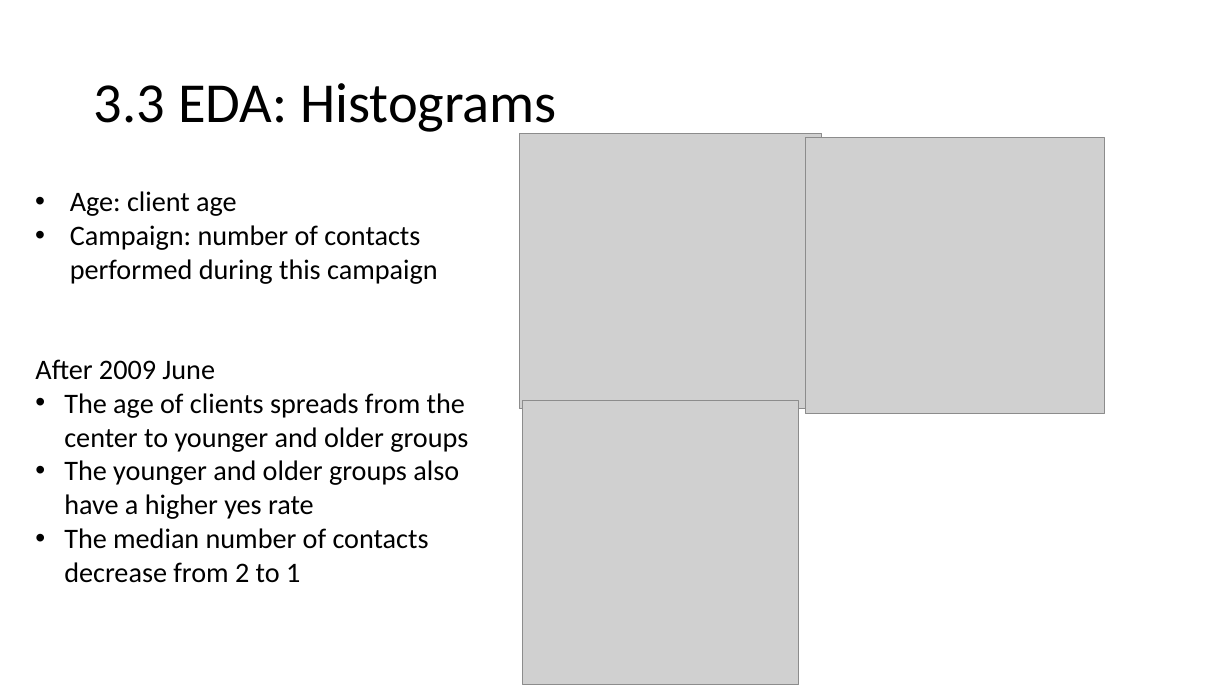
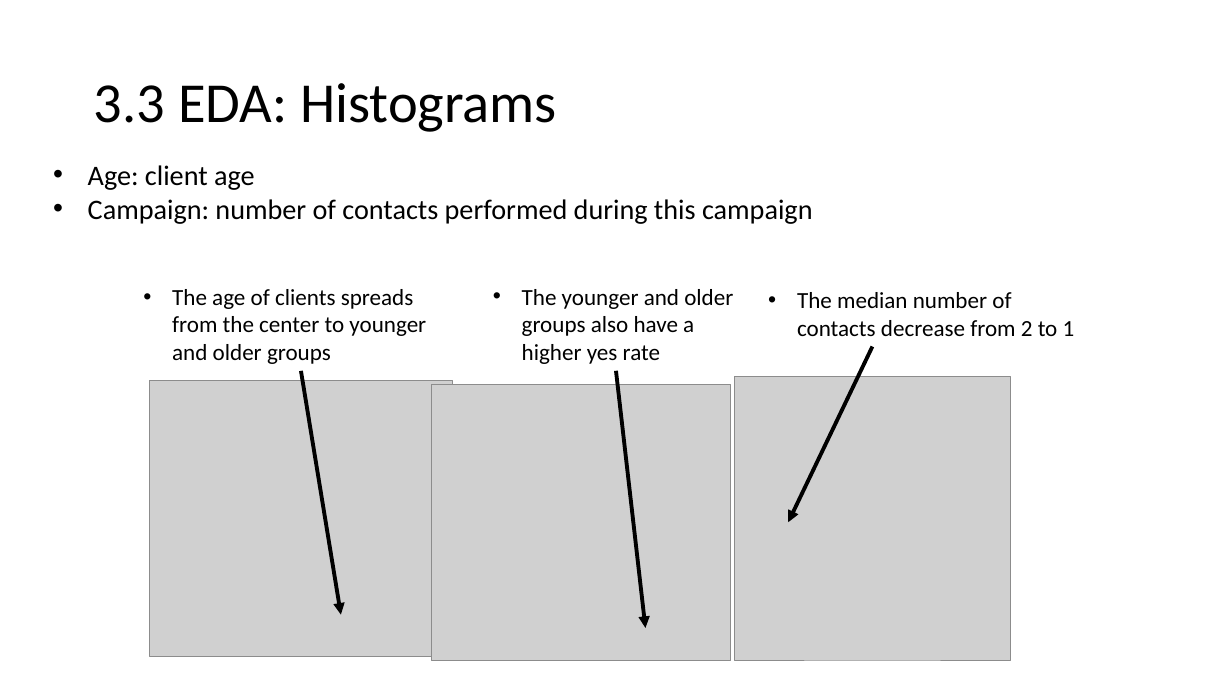
Before and after one commit to jianghan2013/UCI_data, a slide deck: slide 6 of ds_challenge_presentation_HanJiang.pptx. Drawn at 1232x693 pixels with LibreOffice and Linux fonts; fonts in the diff are those of the drawing; grey boxes stand for pictures. Boxes give left, top, right and bottom in pixels: in the first picture for what was removed or moved away, otherwise in the second. Text is boxed around its words. In the diff, an @@ line names an element or a change of style, - is before the commit and + after.

```diff
--- a/ds_challenge_presentation_HanJiang.pptx
+++ b/ds_challenge_presentation_HanJiang.pptx
@@ text "Age: client age" rewrapped from (x1=70, y1=191, x2=438, y2=284) to (x1=88, y1=165, x2=813, y2=224) @@
@@ text added at (x1=172, y1=289, x2=426, y2=364), 18 pt, text #000000 @@
+• The age of clients spreads from the center to younger and older groups
@@ text added at (x1=522, y1=289, x2=733, y2=364), 18 pt, text #000000 @@
+• The younger and older groups also have a higher yes rate
@@ text "The median number of contacts ..." moved from (x1=35, y1=359, x2=468, y2=583) to (x1=797, y1=292, x2=1075, y2=336) @@
@@ text "The median number of contacts ..." at (x1=797, y1=292, x2=1075, y2=336): size 22 to 18 pt @@
@@ text at (x1=35, y1=359, x2=468, y2=519): paragraphs removed @@
-After 2009 June
-• The age of clients spreads from the center to younger and older groups
-• The younger and older groups also have a higher yes rate
@@ arrow added from (872, 347) to (788, 522), #000000 3 pt @@
@@ picture moved from (x1=519, y1=133, x2=823, y2=409) to (x1=150, y1=381, x2=453, y2=657) @@
@@ arrow added from (301, 371) to (341, 615), #000000 3 pt @@
@@ picture moved from (x1=805, y1=138, x2=1104, y2=414) to (x1=432, y1=384, x2=731, y2=661) @@
@@ arrow added from (616, 371) to (646, 628), #000000 3 pt @@
@@ picture moved from (x1=523, y1=401, x2=799, y2=685) to (x1=735, y1=376, x2=1011, y2=660) @@
```
Also in this commit, not shown: 7 other slides changed.
